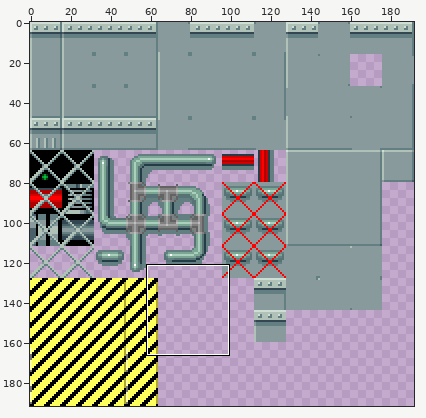
Pixel-art file -- assets/textures/tilesets/factory.aseprite. The picture above shows the old version from afar; the outline marks the close-up.
Close-up. Earlier state:
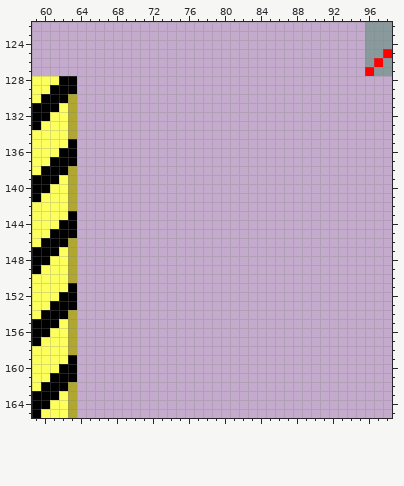
192x192 pixels, 1 frame. Colours within 5 levels of each other are drawn and written as one. Shown: x 59..98, y 122..165.
The same view after the edit:
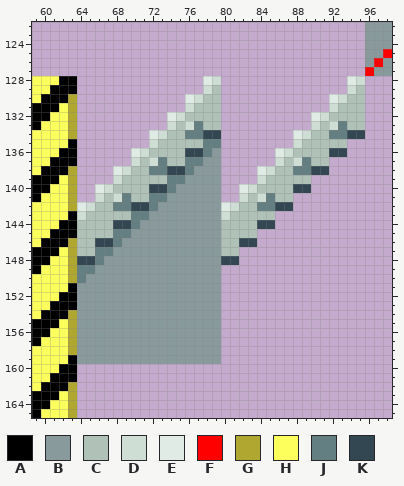
Palette (. is transparent): A #000000  B #899a9c  C #b0c2b8  D #ceded5  E #e1ebe5  F #ff0000  G #b0a730  H #fcff5c  J #637f82  K #334752
The edit:
--- layer "foreground"
@@ x 59..98 @@
 127 .....................................FBB
-128 HHHAA...................................
-129 HHAAA...................................
-130 HAAAG...................................
-131 AAAHG...................................
-132 AAHHG...................................
-133 AHHHG...................................
-134 HHHHG...................................
-135 HHHHA...................................
-136 HHHAA...................................
-137 HHAAA...................................
-138 HAAAG...................................
-139 AAAHG...................................
-140 AAHHG...................................
-141 AHHHG...................................
-142 HHHHG...................................
-143 HHHHA...................................
-144 HHHAA...................................
-145 HHAAA...................................
-146 HAAAG...................................
-147 AAAHG...................................
-148 AAHHG...................................
-149 AHHHG...................................
-150 HHHHG...................................
-151 HHHHA...................................
-152 HHHAA...................................
-153 HHAAA...................................
-154 HAAAG...................................
-155 AAAHG...................................
-156 AAHHG...................................
-157 AHHHG...................................
-158 HHHHG...................................
-159 HHHHA...................................
+128 HHHAA..............ED..............ED...
+129 HHAAA..............DC..............DC...
+130 HAAAG............EDCC............EDCC...
+131 AAAHG............DCCC............DCCC...
+132 AAHHG..........EDCCCC..........EDCCCC...
+133 AHHHG..........DCDJCC..........DCDJCC...
+134 HHHHG........EDCCJJKK........EDCCJJKK...
+135 HHHHA........DCCCCCJJ........DCCCCC.....
+136 HHHAA......EDCCCCKKJB......EDCCCCKK.....
+137 HHAAA......DCDJCCJJBB......DCDJCC.......
+138 HAAAG....EDCCJJKKJBBB....EDCCJJKK.......
+139 AAAHG....DCCCCCJJBBBB....DCCCCC.........
+140 AAHHG..EDCCCCKKJBBBBB..EDCCCCKK.........
+141 AHHHG..DCDJCCJJBBBBBB..DCDJCC...........
+142 HHHHGEDCCJJKKJBBBBBBBEDCCJJKK...........
+143 HHHHADCCCCCJJBBBBBBBBDCCCCC.............
+144 HHHAACCCCKKJBBBBBBBBBCCCCKK.............
+145 HHAAACCCCJJBBBBBBBBBBCCCC...............
+146 HAAAGCCKKJBBBBBBBBBBBCCKK...............
+147 AAAHGCCJJBBBBBBBBBBBBCC.................
+148 AAHHGKKJBBBBBBBBBBBBBKK.................
+149 AHHHGJJBBBBBBBBBBBBBB...................
+150 HHHHGJBBBBBBBBBBBBBBB...................
+151 HHHHABBBBBBBBBBBBBBBB...................
+152 HHHAABBBBBBBBBBBBBBBB...................
+153 HHAAABBBBBBBBBBBBBBBB...................
+154 HAAAGBBBBBBBBBBBBBBBB...................
+155 AAAHGBBBBBBBBBBBBBBBB...................
+156 AAHHGBBBBBBBBBBBBBBBB...................
+157 AHHHGBBBBBBBBBBBBBBBB...................
+158 HHHHGBBBBBBBBBBBBBBBB...................
+159 HHHHABBBBBBBBBBBBBBBB...................
 160 HHHAA...................................
Pixel boxes of the changes (left, top, right, bottom) in both close-ups:
added: (77, 76, 365, 364)
